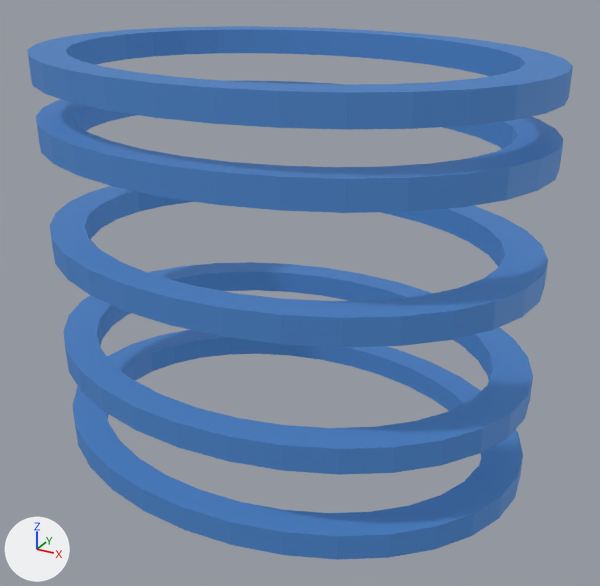
The glTF model e7f4045f-cb85-43e5-963c-173760106dbe/rings/ring1.glb as it was, and as the next commit left it.
The view is the same before and after, from a 50 mm camera at (21.2, -53.8, 74.4) aimed at (-8.0, -0.8, 47.8). Arrows for +X, +Y and +Z are at lower left; the lights stay in place. Where no turn or scale is listed for an object, it has been applied to the vertices. Vertices at the same position are counted once.
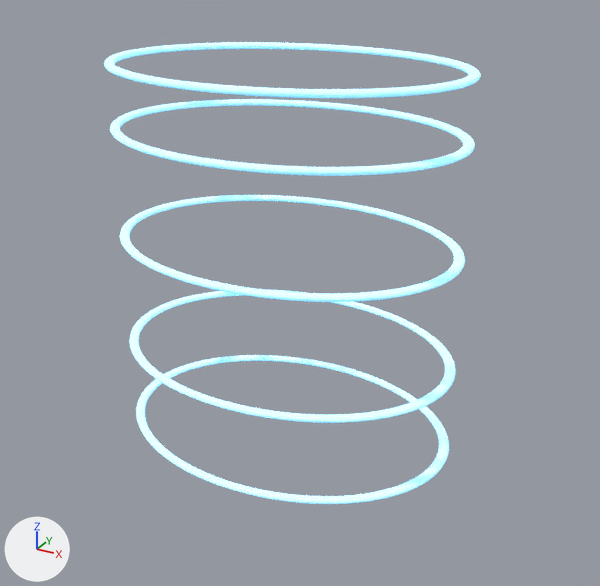
The change in detail:
Material 'blue' (mat_blue) is new.
Its base color is (1.0, 1.0, 1.0) (white #ffffff).
Its metallic is 1.0.
Its roughness is 1.0.
Its emission color is (0.00973, 0.546, 1.0) (cyan #19c3ff).
Its emission strength is 1.0.
me_cylinder_004 is used by ob_cylinder_002; location (-9.52, -0.33, 42.52); scale (20.0, 15.2, 1.0).
me_cylinder_004 had 128 vertices, 256 faces and spanned x -1.0..1.0, y -1.0..1.0, z -1.0..1.0.
me_cylinder_004 no longer uses material mat_dla_emission.
me_cylinder_004 now has 1080 vertices, 2160 faces and spans x -1.68..1.68, y -1.68..1.68, z -0.05..0.05.
me_cylinder_004 part 1: 1080 vertices added at x -1.68..1.68, y -1.68..1.68, z -0.05..0.05, forming a torus around z (ring radius 1.63, tube radius 0.05).
me_cylinder_004 part 2: 128 vertices removed from x -1.0..1.0, y -1.0..1.0, z -1.0..1.0.
me_cylinder_004 now uses material mat_blue (white #ffffff).
me_cylinder_005 is used by ob_cylinder_003; location (-9.52, -0.33, 51.9); scale (20.0, 15.2, 1.0).
me_cylinder_005 had 128 vertices, 256 faces and spanned x -1.0..1.0, y -1.0..1.0, z -1.0..1.0.
me_cylinder_005 no longer uses material mat_dla_emission.
me_cylinder_005 now has 1080 vertices, 2160 faces and spans x -1.68..1.68, y -1.68..1.68, z -0.05..0.05.
me_cylinder_005 part 3: 1080 vertices added at x -1.68..1.68, y -1.68..1.68, z -0.05..0.05, forming a torus around z (ring radius 1.63, tube radius 0.05).
me_cylinder_005 part 4: 128 vertices removed from x -1.0..1.0, y -1.0..1.0, z -1.0..1.0.
me_cylinder_005 now uses material mat_blue (white #ffffff).
me_cylinder_006 is used by ob_cylinder_004; location (-9.52, -0.33, 60.51); scale (20.0, 15.2, 1.0).
me_cylinder_006 had 128 vertices, 256 faces and spanned x -1.0..1.0, y -1.0..1.0, z -1.0..1.0.
me_cylinder_006 no longer uses material mat_dla_emission.
me_cylinder_006 now has 1080 vertices, 2160 faces and spans x -1.68..1.68, y -1.68..1.68, z -0.05..0.05.
me_cylinder_006 part 5: 1080 vertices added at x -1.68..1.68, y -1.68..1.68, z -0.05..0.05, forming a torus around z (ring radius 1.63, tube radius 0.05).
me_cylinder_006 part 6: 128 vertices removed from x -1.0..1.0, y -1.0..1.0, z -1.0..1.0.
me_cylinder_006 now uses material mat_blue (white #ffffff).
me_cylinder_007 is used by ob_cylinder_005; location (-9.52, -0.33, 65.27); scale (20.0, 15.2, 1.0).
me_cylinder_007 had 128 vertices, 256 faces and spanned x -1.0..1.0, y -1.0..1.0, z -1.0..1.0.
me_cylinder_007 no longer uses material mat_dla_emission.
me_cylinder_007 now has 1080 vertices, 2160 faces and spans x -1.68..1.68, y -1.68..1.68, z -0.05..0.05.
me_cylinder_007 part 7: 1080 vertices added at x -1.68..1.68, y -1.68..1.68, z -0.05..0.05, forming a torus around z (ring radius 1.63, tube radius 0.05).
me_cylinder_007 part 8: 128 vertices removed from x -1.0..1.0, y -1.0..1.0, z -1.0..1.0.
me_cylinder_007 now uses material mat_blue (white #ffffff).
Mesh me_torus_002 is new.
It has 1080 vertices, 2160 faces and spans x -14.2..14.2, y -10.6..10.6, z -0.3..0.3.
It uses material mat_blue (white #ffffff).
Object 'Cylinder.001' (ob_cylinder_001) is deleted.
Object 'Cylinder.002' (ob_cylinder_002) is rescaled from (20.0, 15.2, 1.0) to (8.44, 6.3, 5.32).
Object 'Cylinder.003' (ob_cylinder_003) is rescaled from (20.0, 15.2, 1.0) to (8.44, 6.3, 5.32).
Object 'Cylinder.004' (ob_cylinder_004) is rescaled from (20.0, 15.2, 1.0) to (8.44, 6.3, 5.32).
Object 'Cylinder.005' (ob_cylinder_005) is rescaled from (20.0, 15.2, 1.0) to (8.44, 6.3, 5.32).
Object 'Cylinder.006' (ob_cylinder_006) is new; it shows me_torus_002.
Its location is (-9.52, -0.33, 35.45).

What differs and where, as boxes (x1, y1, x2, y2) in the pictures (600 x 586 px):
'Cylinder.005', reshaped, rescaled (31% narrower, 46% shorter)
    before: (27, 26, 573, 130)
    after: (104, 42, 481, 98)
'Cylinder.002', reshaped, rescaled (30% narrower, 37% shorter)
    before: (63, 262, 533, 475)
    after: (129, 289, 456, 423)
'Cylinder.003', reshaped, rescaled
    before: (50, 186, 548, 347)
    after: (120, 195, 465, 302)
'Cylinder.001', deleted
    before: (73, 330, 523, 560)
'Cylinder.004', reshaped, rescaled (31% narrower, 42% shorter)
    before: (36, 80, 563, 213)
    after: (110, 99, 475, 176)
'Cylinder.006', added
    after: (136, 355, 449, 504)
part 1 of me_cylinder_004, added
    after: (129, 289, 456, 423)
part 2 of me_cylinder_004, deleted
    before: (63, 262, 533, 475)
part 3 of me_cylinder_005, added
    after: (120, 195, 465, 302)
part 4 of me_cylinder_005, deleted
    before: (50, 186, 548, 347)
part 5 of me_cylinder_006, added
    after: (110, 99, 475, 176)
part 6 of me_cylinder_006, deleted
    before: (36, 80, 563, 213)
part 7 of me_cylinder_007, added
    after: (104, 42, 481, 98)
part 8 of me_cylinder_007, deleted
    before: (27, 26, 573, 130)
